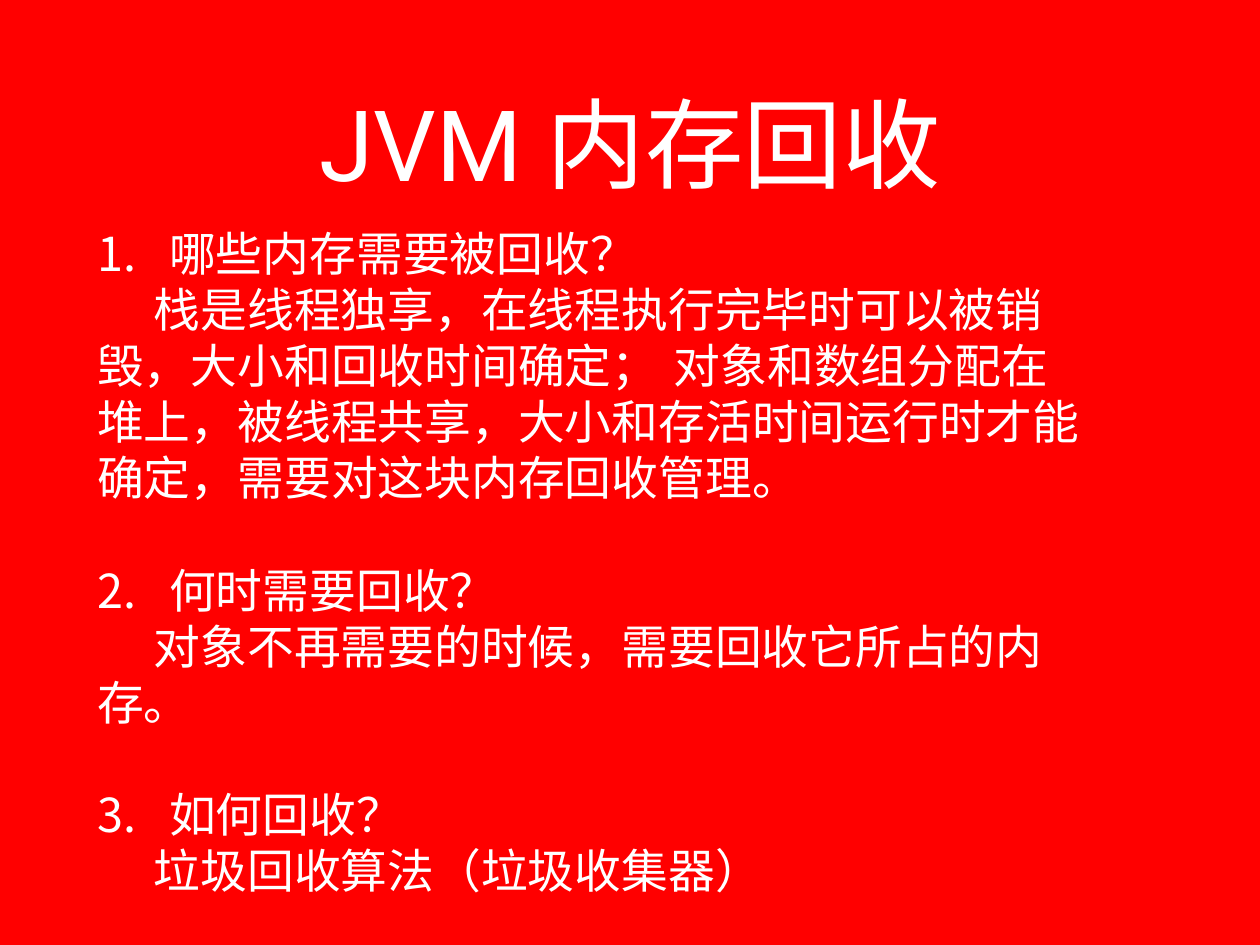
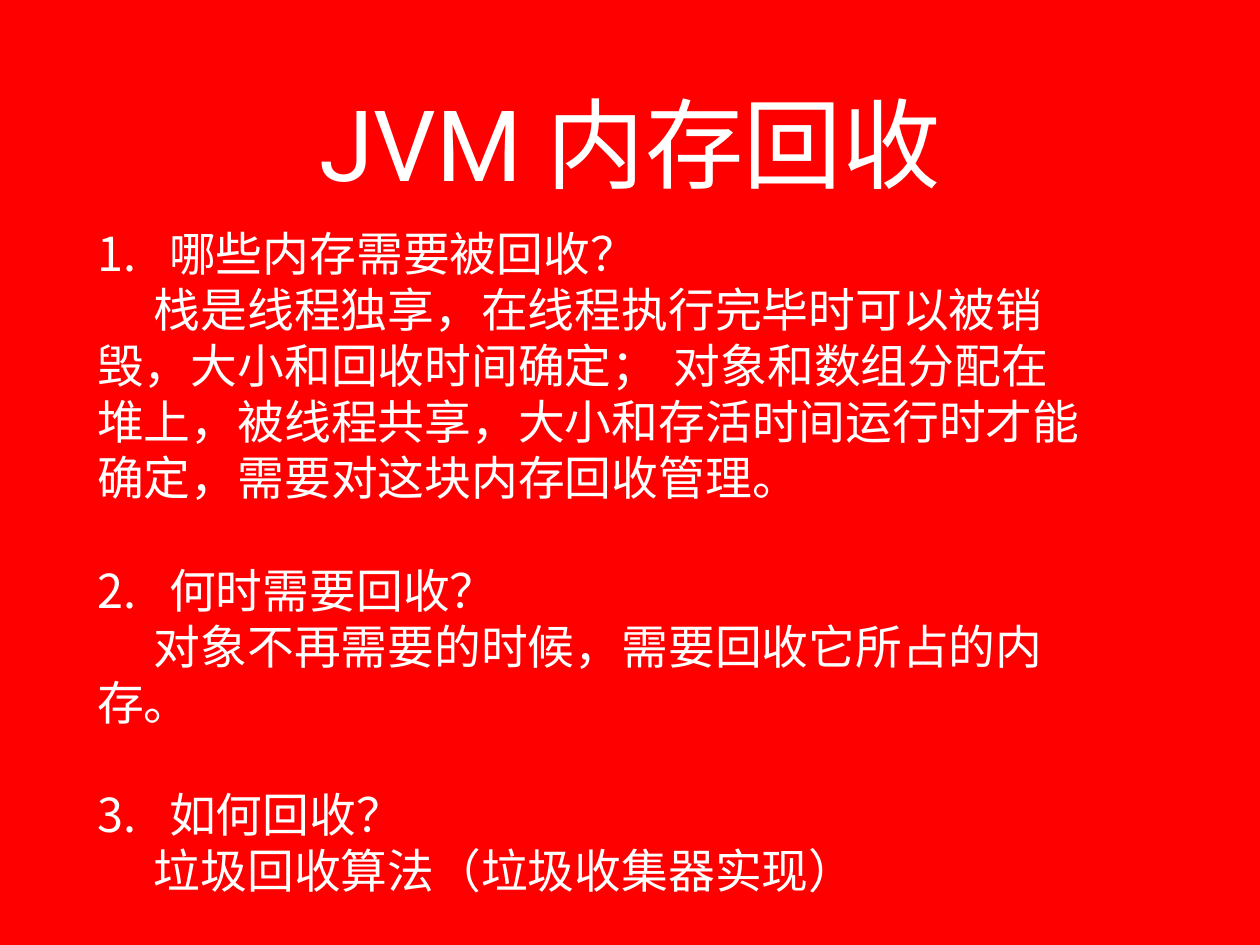
Before and after one commit to lxyangfan/lxyangfan, a slide deck: slide 12 of source/_drafts/jvm.pptx (slide 11 before the commit). Drawn at 1260x945 pixels with LibreOffice and Linux fonts; fonts in the diff are those of the drawing; background and template pictures are left out. Boxes give left, top, right and bottom in pixels: in the first picture for what was removed or moved away, otherwise in the second. Text is boxed around its words. In the diff, an @@ line names an element or a change of style, - is before the commit and + after.

```diff
--- a/source/_drafts/jvm.pptx
+++ b/source/_drafts/jvm.pptx
@@ text at (154,848,856,893): text changed @@
-垃圾回收算法（垃圾收集器）
+垃圾回收算法（垃圾收集器实现）
```
Also in this commit, not shown: 6 other slides changed, 13 slides added, 4 slides removed, 2 other files.
